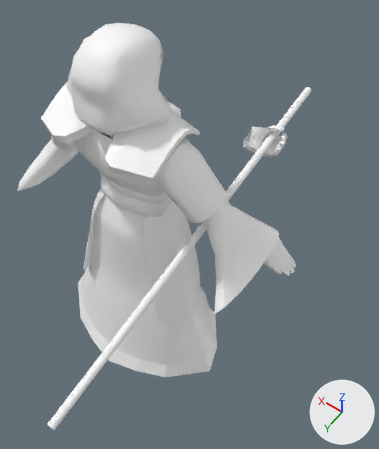
One commit to the FBX model Assets/Models/Characters/Wizard.fbx: the scene before it, then after it.
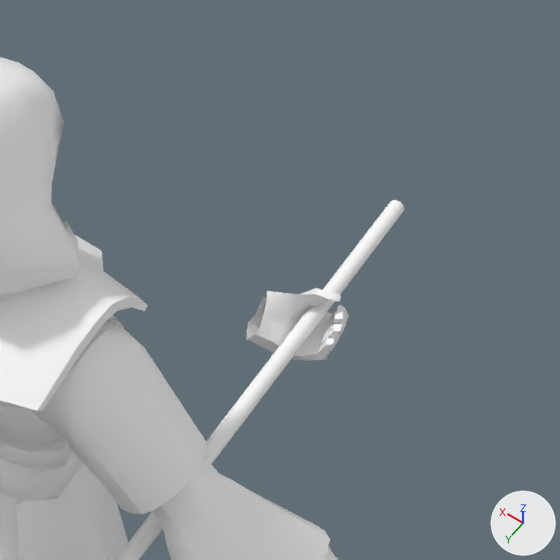
Old and new are each drawn whole from a 50 mm lens placed at (-0.0589, 0.0602, 0.1532), pointed at (-0.0097, -0.0087, 0.045) and again close up on the part from 36% to 100% of the width and 0% to 54% of the height. The lights are fixed; the arrows at lower right show +X, +Y and +Z. Where no turn or scale is listed for an object, it has been applied to the vertices. Vertices at the same position are counted once.

Objects in the first close-up: 'Hood', 'L_Hand_New', 'Shoulders', 'Staff', 'Wizard'.
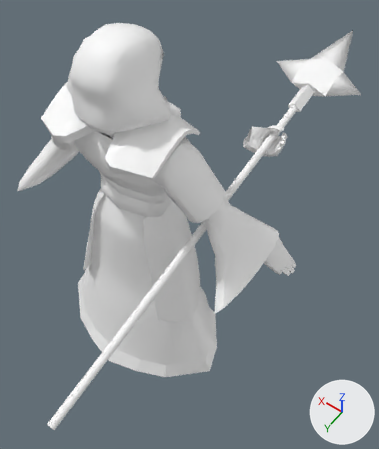
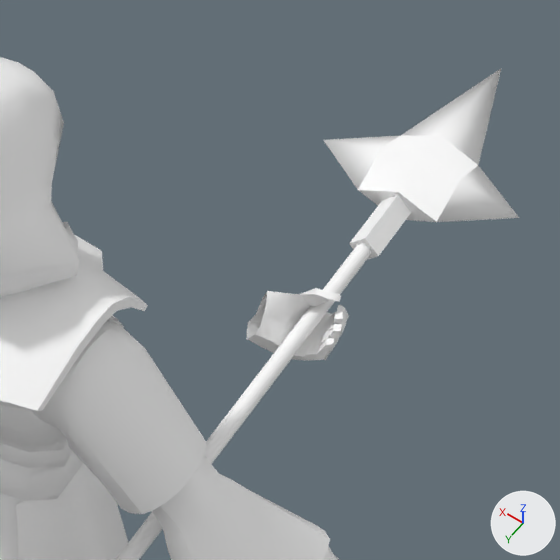
Where the newer file only moved an object's origin or applied its transform, the numbers keep the older frame.

Location of each change, [x1, y1, x2, y2] in pixels of the close-ups (560 x 560 px):
'StaffHead_Fire', added
    after: [324, 69, 519, 222]
'Staff', reshaped
    before: [115, 200, 404, 560]
    after: [115, 195, 411, 560]
part 1 of me_mesh_004, added
    after: [349, 195, 411, 260]

The change, as a list of edits to the scene's bpy script:
```text
Change me_mesh_004:
    where me_mesh_004.from_pydata(...)  # 42 vertices, 60 faces; spans x -0.0009..0.0009, y -0.0501..0.0501, z -0.0095..0.0095
    used by ob_staff; location = (-0.0186, 0.0, 0.0576)
    verts and faces of me_mesh_004; kept vertices keep their numbers, new ones are numbered from 42
    me_mesh_004 part 1
    add verts[42] = (-0.0019, -0.0523, 0.0091)
    add verts[43] = (0.0, -0.0526, 0.0073)
    add verts[44] = (0.0018, -0.0523, 0.0091)
    add for new, old in zip([45, 46, 47], [42, 43, 44]): verts[new] = verts[old] + (0.0, 0.0098, -0.0018)
    add verts[48] = (0.0, -0.052, 0.0109)
    add verts[49] = (0.0, -0.0421, 0.0092)  # pixel (364, 238)
    add faces += [(42, 43, 44, 48), (44, 47, 49, 48), (45, 49, 47, 46), (42, 45, 46, 43), (43, 46, 47, 44), (42, 48, 49, 45)]
Add me_mesh_006:
    me_mesh_006.from_pydata(...)  # 18 vertices, 32 faces; spans x -0.0125..0.0125, y -0.0205..0.0053, z -0.003..0.0036
    me_mesh_006.materials.append(mat_wizardmaterial)  # its picture is missing
Add ob_staffhead_fire:
    ob_staffhead_fire = bpy.data.objects.new('StaffHead_Fire', me_mesh_006)
    ob_staffhead_fire.location = (-0.0186, -0.0547, 0.0672)
```
